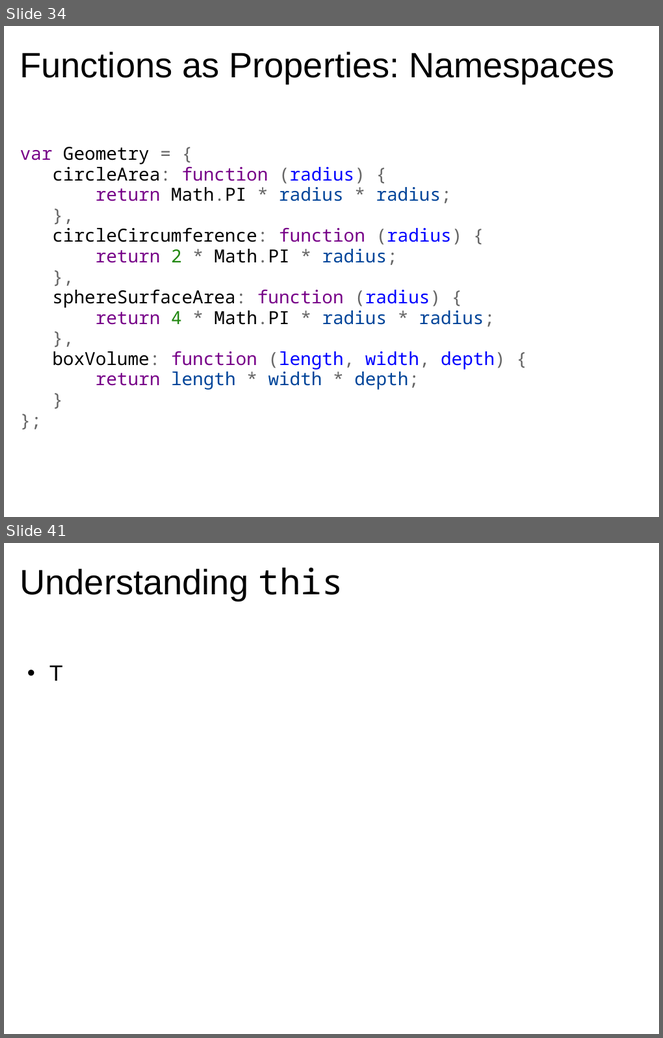
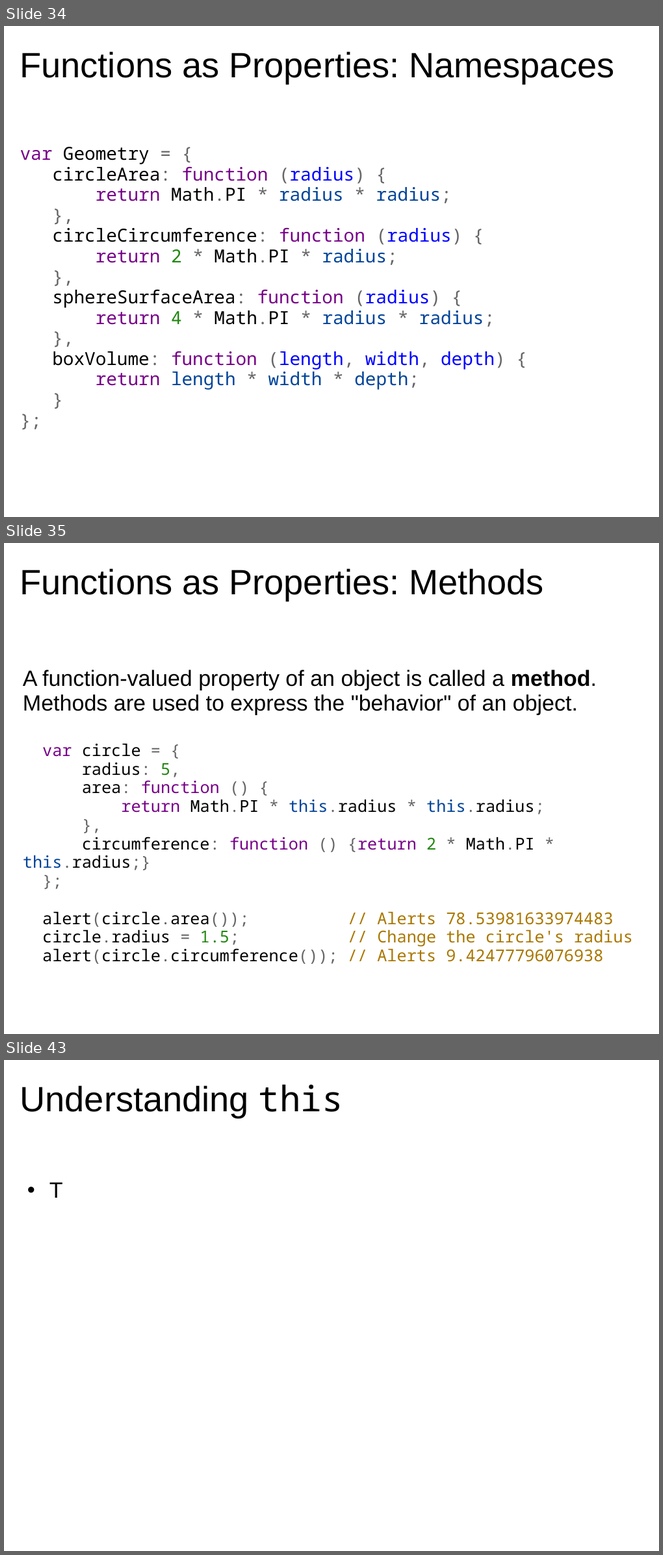
Before and after one commit to dondi/javascript-book, a slide deck: presentations/Chapter_5_Presentation.ppt. Shown one above the other, each under a label of ours: slides 34 and 41 before the commit, slides 34, 35 and 43 after it; the slides between them are not shown. The pictures are 663x1038 and 663x1555 pixels, drawn with LibreOffice and Linux fonts; fonts in the diff are those of the drawing; background and template pictures are left out. Boxes give left, top, right and bottom in pixels: in the first picture for what was removed or moved away, otherwise in the second. Text is boxed around its words. In the diff, an @@ line names an element or a change of style, - is before the commit and + after.

```diff
--- a/presentations/Chapter_5_Presentation.ppt
+++ b/presentations/Chapter_5_Presentation.ppt
@@ slide 35 added at <box>4,543,659,1034</box>, background picture (left out) @@
@@ title added at <box>20,568,544,601</box>, 43 pt, text #000000 @@
+Functions as Properties: Methods
@@ text added at <box>23,670,633,964</box>, 20 pt, text #000000 @@
+  A function-valued property of an object is called a method. Methods are used to express the "behavior" of an object.
+  var circle = {
+  radius: 5,
+  area: function () {
+  return Math.PI * this.radius * this.radius;
+  },
+  circumference: function () {return 2 * Math.PI * this.radius;}
+  };
+  alert(circle.area()); // Alerts 78.53981633974483
+  circle.radius = 1.5; // Change the circle's radius
+  alert(circle.circumference()); // Alerts 9.42477796076938
@@ what was slide 41 is now slide 43 @@
```
Also in this commit, not shown: 3 slides changed, 5 other slides added, 4 slides removed.
